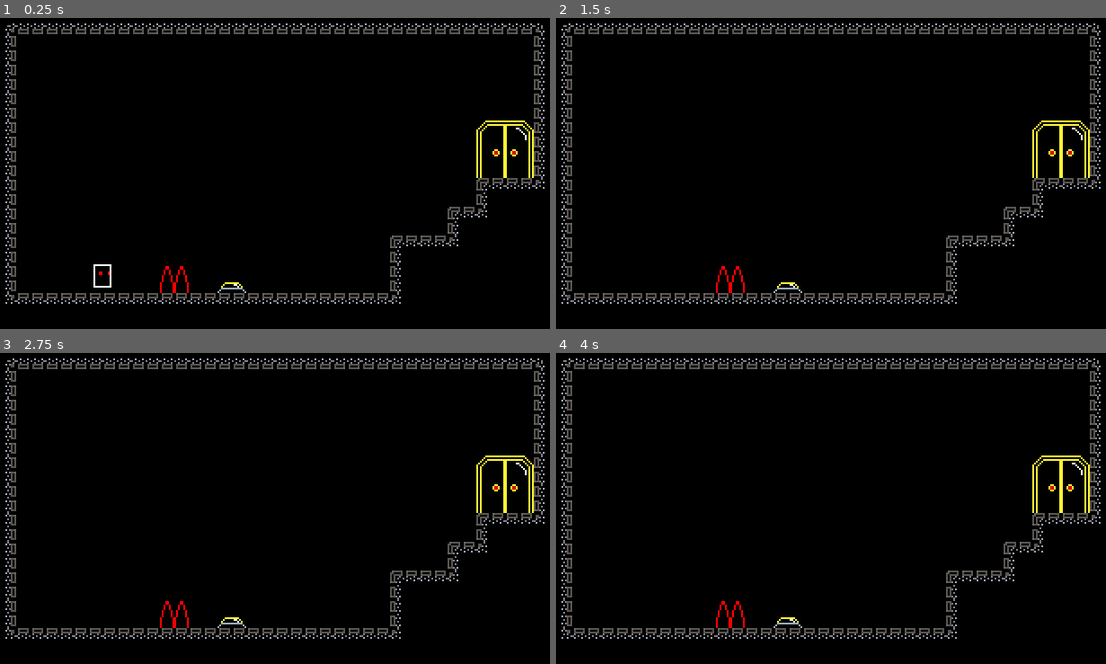
Above: before the commit, frames 1-4 (two rows, left to right).
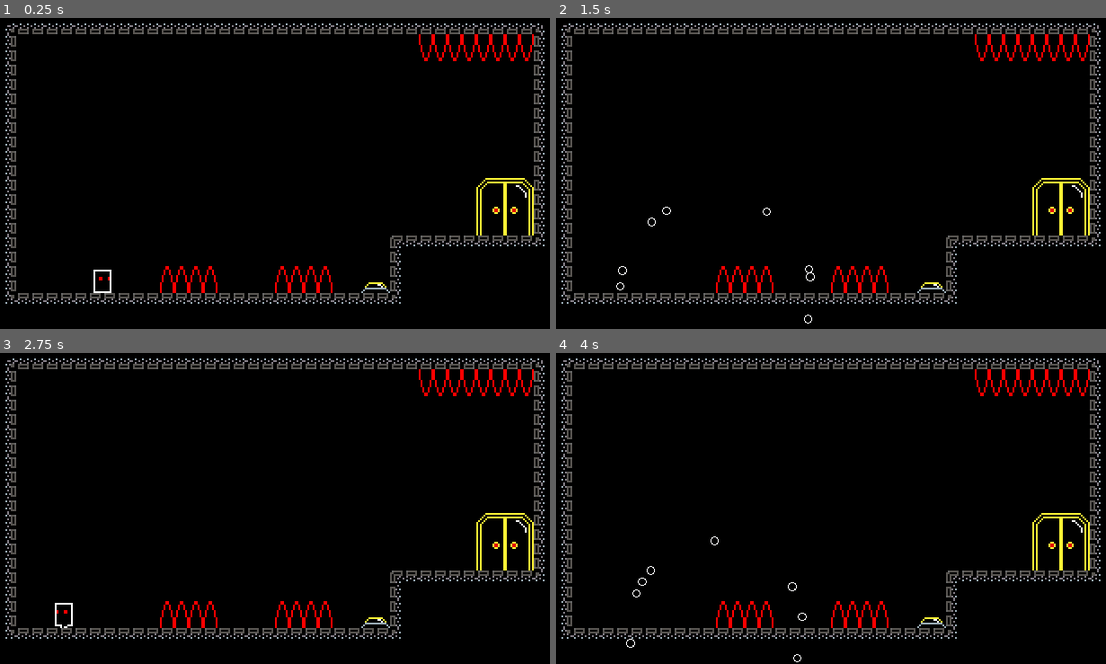
Above: after the commit, the same moments.

Repository: felipenune/outline-quest
Game: Godot game, scene res://Scenes/LevelsScenes/Level3.tscn
Two runs of this game, one before a commit and one after it. Both use one fixed random seed, a clock stepped at 60 frames per second and the inputs below. This scene is started directly instead of the project's main scene.
Inputs:
- Up to frame 1 (0.25 s): no input
- Up to frame 2 (1.5 s): hold Right (ui_right) from 0.53 s (still down); tap Up (ui_up) at 0.77 s
- Up to frame 3 (2.75 s): tap Up (ui_up) at 1.52 s; tap Enter at 2 s; release Right (ui_right) at 2.03 s; hold Left (ui_left) from 2.03 s (still down)
- Up to frame 4 (4 s): tap Space at 2.75 s; release Left (ui_left) at 2.78 s; hold Right (ui_right) from 2.78 s (still down); tap Up (ui_up) at 3.02, 3.77 s

The runs differ from the first frame. In frame 1, 2.6% of the frame differs, in the area x 16-100%, y 5-89%; in frame 2, 2.6%; in frame 3, 2.6%; in frame 4, 2.6%.

Commit message:
death function

Diff:
--- a/LevelControler.tscn
+++ b/LevelControler.tscn
@@ -4,3 +4,7 @@
 
 [node name="LevelController" type="Node"]
 script = ExtResource( 1 )
+
+[node name="DeathTimer" type="Timer" parent="."]
+one_shot = true
+[connection signal="timeout" from="DeathTimer" to="." method="_on_DeathTimer_timeout"]
--- a/Scenes/LevelsScenes/Level3.tscn
+++ b/Scenes/LevelsScenes/Level3.tscn
@@ -13,18 +13,43 @@
 current_level = 3
 
 [node name="Ground" parent="." instance=ExtResource( 1 )]
-tile_data = PoolIntArray( -2, 0, 0, -1, 0, 1, -65536, 0, 1,  …(1082 unchanged characters)… 58751, 0, 65537, 393216, 0, 65538, 393233, 0, 0, 393234, 0, 1, 393235, 0, 131078, 393236, 0, 65538, 524286, 0, 65536, 524287, 0, 65537, 458752, 0, 65538, 458768, 0, 0, 458769, 0, 131078, 458770, 0, 65537, 458771, 0, 65537, 458772, 0, 65538, 589822, 0, 65536, 589823, 0, 65537, 524288, 0, 65538, 524302, 0, 0, 524303, 0, 1, 524304, 0, 131078, 524305, 0, 65537, 524306, 0, 65537, 524307, 0, 65537, 524308, 0, 65538, 655358, 0, 65536, 65 …(1375 unchanged characters)…
+tile_data = PoolIntArray( -2, 0, 0, -1, 0, 1, -65536, 0, 1,  …(1082 unchanged characters)… 58751, 0, 65537, 393216, 0, 65538, 393235, 0, 65536, 393236, 0, 65538, 524286, 0, 65536, 524287, 0, 65537, 458752, 0, 65538, 458771, 0, 65536, 458772, 0, 65538, 589822, 0, 65536, 589823, 0, 65537, 524288, 0, 65538, 524302, 0, 0, 524303, 0, 1, 524304, 0, 1, 524305, 0, 1, 524306, 0, 1, 524307, 0, 131078, 524308, 0, 65538, 655358, 0, 65536, 65 …(1375 unchanged characters)…
 
 [node name="PlayerSpawner" parent="." instance=ExtResource( 2 )]
 position = Vector2( 64, 128 )
 
 [node name="ButtonYellow" parent="." instance=ExtResource( 3 )]
-position = Vector2( 128, 144 )
+position = Vector2( 208, 144 )
 
 [node name="DoorLevel1" parent="." instance=ExtResource( 4 )]
-position = Vector2( 288, 80 )
+position = Vector2( 288, 112 )
 
 [node name="Spikes2" type="Node2D" parent="."]
 
 [node name="Spikes" parent="Spikes2" instance=ExtResource( 6 )]
 position = Vector2( 96, 144 )
+
+[node name="Spikes2" parent="Spikes2" instance=ExtResource( 6 )]
+position = Vector2( 112, 144 )
+
+[node name="Spikes4" parent="Spikes2" instance=ExtResource( 6 )]
+position = Vector2( 160, 144 )
+
+[node name="Spikes5" parent="Spikes2" instance=ExtResource( 6 )]
+position = Vector2( 176, 144 )
+
+[node name="Spikes7" parent="Spikes2" instance=ExtResource( 6 )]
+position = Vector2( 304, 32 )
+rotation = 3.14159
+
+[node name="Spikes8" parent="Spikes2" instance=ExtResource( 6 )]
+position = Vector2( 288, 32 )
+rotation = 3.14159
+
+[node name="Spikes9" parent="Spikes2" instance=ExtResource( 6 )]
+position = Vector2( 272, 32 )
+rotation = 3.14159
+
+[node name="Spikes10" parent="Spikes2" instance=ExtResource( 6 )]
+position = Vector2( 256, 32 )
+rotation = 3.14159
--- a/Scenes/Particles/PlayerDeathParticles.tscn
+++ b/Scenes/Particles/PlayerDeathParticles.tscn
@@ -9,6 +9,7 @@
 initial_velocity = 100.0
 orbit_velocity = 0.0
 orbit_velocity_random = 0.0
+scale = 0.3
 
 [node name="PlayerDeathParticles" type="Particles2D"]
 emitting = false
--- a/Scenes/PlayerScenes/Player.tscn
+++ b/Scenes/PlayerScenes/Player.tscn
@@ -10,8 +10,9 @@
 z_index = 1
 collision_mask = 2
 script = ExtResource( 2 )
+GRAVITY = 1100
 SPEED = 80
-JUMP_FORCE = -250
+JUMP_FORCE = -300
 
 [node name="AnimatedSprite" type="AnimatedSprite" parent="."]
 position = Vector2( 0, -8 )
@@ -26,4 +27,9 @@
 
 [node name="JumpTimer" type="Timer" parent="."]
 one_shot = true
+
+[node name="MoveTimer" type="Timer" parent="."]
+wait_time = 0.5
+autostart = true
 [connection signal="animation_finished" from="AnimatedSprite" to="." method="_on_AnimatedSprite_animation_finished"]
+[connection signal="timeout" from="MoveTimer" to="." method="_on_MoveTimer_timeout"]
--- a/Scenes/Traps/Spikes.tscn
+++ b/Scenes/Traps/Spikes.tscn
@@ -13,5 +13,5 @@
 centered = false
 
 [node name="CollisionPolygon2D" type="CollisionPolygon2D" parent="."]
-polygon = PoolVector2Array( 1.0341, 15.5844, 3.66191, 2.97092, 7.76128, 15.8997, 11.8606, 2.97092, 14.8038, 15.6895 )
+polygon = PoolVector2Array( 1.66476, 15.6894, 3.66191, 2.97092, 7.76128, 15.8997, 12.0708, 3.07599, 14.3833, 15.5843, 7.86637, 15.6894 )
 [connection signal="body_entered" from="." to="." method="_on_Spikes_body_entered"]
--- a/Scripts/LevelControler.gd
+++ b/Scripts/LevelControler.gd
@@ -6,6 +6,8 @@
 export var current_keys = 0
 
 export var current_level = 1
+
+onready var death_timer = $DeathTimer
 
 var on_door = false
 
@@ -22,3 +24,11 @@
 		if Input.is_action_just_pressed("ui_down") and current_level != 1:
 	# warning-ignore:return_value_discarded
 			get_tree().change_scene("res://Scenes/LevelsScenes/Level" + str(current_level - 1) + ".tscn")
+
+func start_death_timer(duration):
+	death_timer.start(duration)
+
+
+func _on_DeathTimer_timeout():
+# warning-ignore:return_value_discarded
+	get_tree().reload_current_scene()
--- a/Scripts/Player.gd
+++ b/Scripts/Player.gd
@@ -1,6 +1,7 @@
 extends KinematicBody2D
 
 var normal = preload("res://Animations/normal-animation.tres")
+onready var death_particles = preload("res://Scenes/Particles/PlayerDeathParticles.tscn")
 
 export var GRAVITY = 1000
 export var SPEED = 200
@@ -10,6 +11,9 @@
 var velocity = Vector2.ZERO
 
 var facing_right = true
+var can_move = false
+
+onready var level_controller = get_parent().get_node("LevelController")
 
 onready var animation = $AnimatedSprite
 onready var jump_timer = $JumpTimer
@@ -19,7 +23,7 @@
 	RUN,
 	JUMP,
 	FALL,
-	LAND
+	LAND,
 }
 
 var state = IDLE
@@ -42,43 +46,48 @@
 		IDLE:
 			animation.play("idle")
 			velocity.x = 0
-			if move != 0:
-				state = RUN
-			if jump_timer.time_left > 0 and is_on_floor():
-				state = JUMP
+			if can_move:
+				if move != 0:
+					state = RUN
+				if jump_timer.time_left > 0 and is_on_floor():
+					state = JUMP
 
 		RUN:
 			animation.play("run")
-			move(move)
-			if move == 0:
-				state = IDLE
-			if jump_timer.time_left > 0 and is_on_floor():
-				state = JUMP
+			if can_move:
+				move(move)
+				if move == 0:
+					state = IDLE
+				if jump_timer.time_left > 0 and is_on_floor():
+					state = JUMP
 
 		JUMP:
 			animation.play("jump")
-			move(move)
-			if is_on_floor():
-				velocity.y = JUMP_FORCE
-			if jump_stop and velocity.y < 0:
-				velocity.y *= 0.5
-			if velocity.y > 0:
-				state = FALL
+			if can_move:
+				move(move)
+				if is_on_floor():
+					velocity.y = JUMP_FORCE
+				if jump_stop and velocity.y < 0:
+					velocity.y *= 0.5
+				if velocity.y > 0:
+					state = FALL
 
 		FALL:
 			animation.play("fall")
-			if is_on_floor():
-				state = LAND
-			else:
-				move(move)
+			if can_move:
+				if is_on_floor():
+					state = LAND
+				else:
+					move(move)
 
 		LAND:
 			animation.play("land")
-			move(move)
-			if move == 0:
-				velocity.x = 0
-			if jump_timer.time_left > 0 and is_on_floor():
-				state = JUMP
+			if can_move:
+				move(move)
+				if move == 0:
+					velocity.x = 0
+				if jump_timer.time_left > 0 and is_on_floor():
+					state = JUMP
 
 	if facing_right and walk_left and not walk_right:
 		flip()
@@ -108,3 +117,15 @@
 			state = RUN
 		else:
 			state = IDLE
+
+func death():
+	var particles = death_particles.instance()
+	get_parent().add_child(particles)
+	particles.global_position = global_position
+	particles.emitting = true
+	queue_free()
+	level_controller.start_death_timer(1)
+
+
+func _on_MoveTimer_timeout():
+	can_move = true
--- a/Scripts/Spikes.gd
+++ b/Scripts/Spikes.gd
@@ -1,5 +1,4 @@
 extends Area2D
 
-
 func _on_Spikes_body_entered(body):
-	body.queue_free()
+	body.death()
